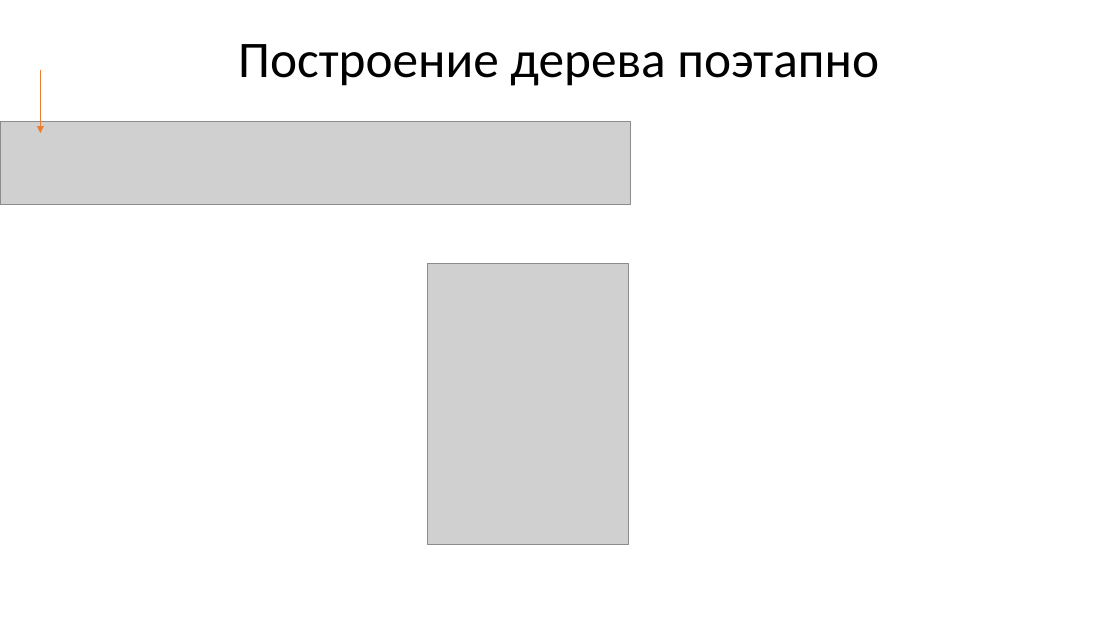
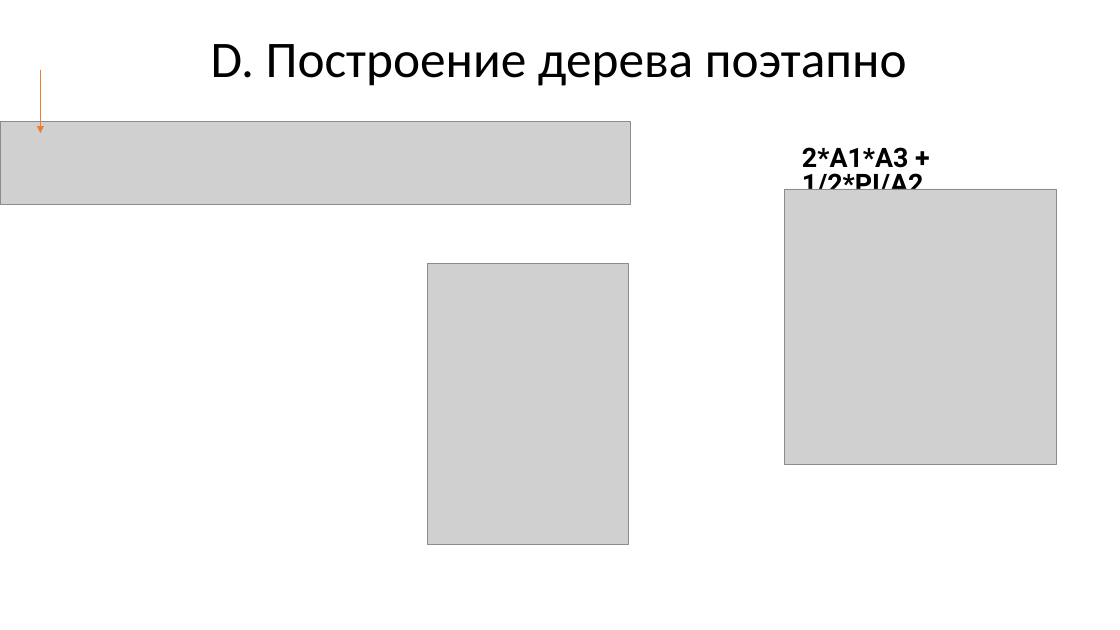
Before and after one commit to goddamnteam/korzun, a slide deck: slide 16 of task3.pptx. Drawn at 1120x630 pixels with LibreOffice and Linux fonts; fonts in the diff are those of the drawing; grey boxes stand for pictures. Boxes give left, top, right and bottom in pixels: in the first picture for what was removed or moved away, otherwise in the second. Text is boxed around its words. In the diff, an @@ line names an element or a change of style, - is before the commit and + after.

```diff
--- a/task3.pptx
+++ b/task3.pptx
@@ title at [211,44,907,86]: text changed @@
-Построение дерева поэтапно
+D. Построение дерева поэтапно
@@ text added at [802,147,924,190], 23 pt, text #000000, bold @@
+2*A1*A3 + 1/2*PI/A2
@@ picture added at [785,189,1056,465] @@
```
Also in this commit, not shown: 33 other slides changed, 1 slide added, 1 slide removed.
